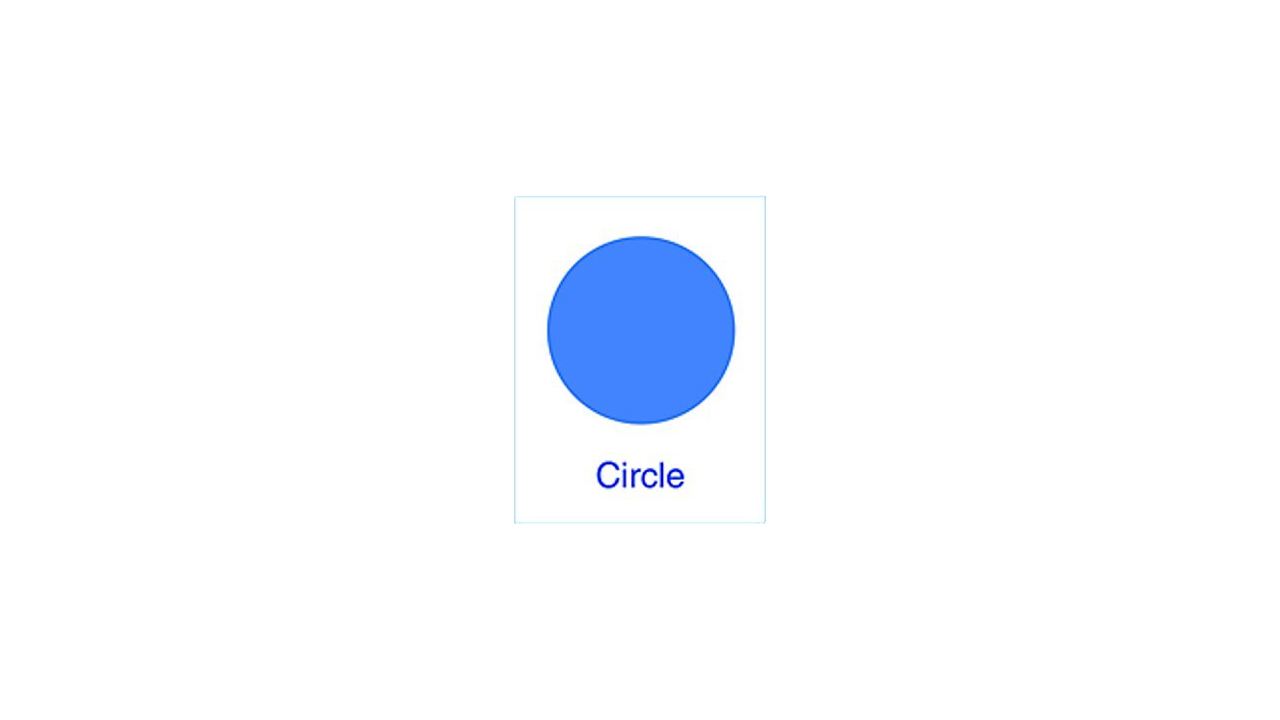
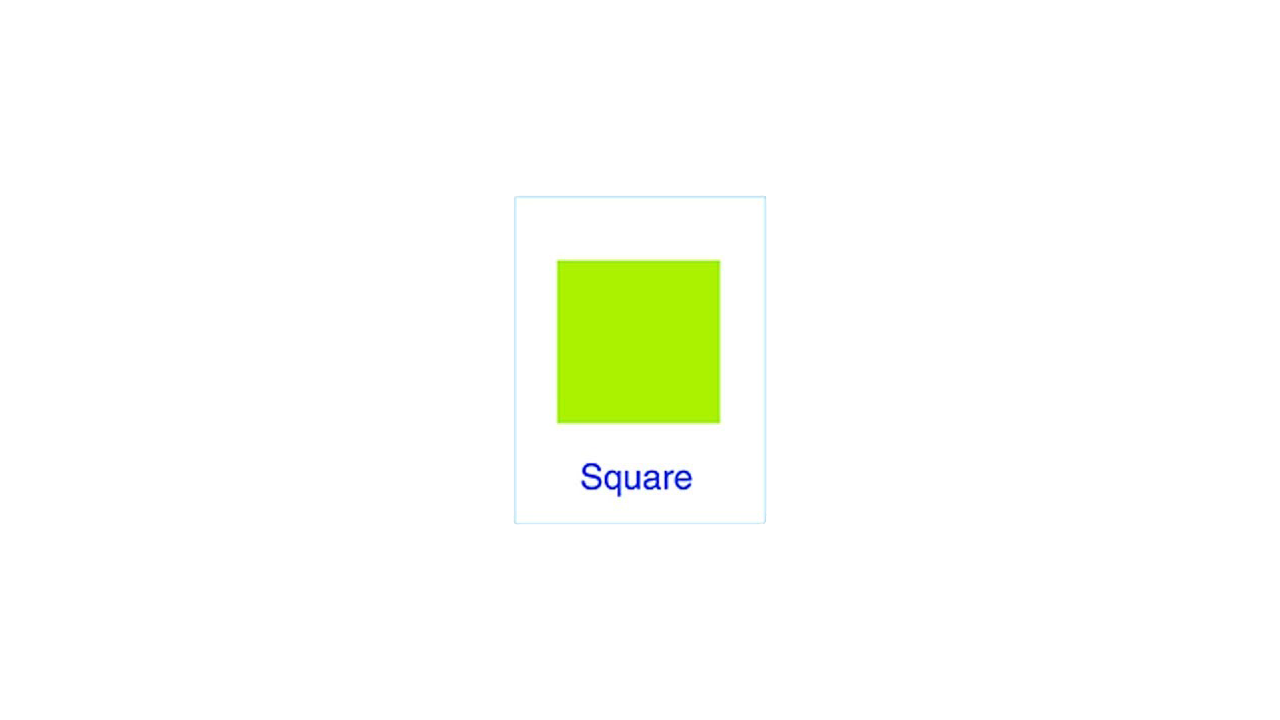
The second 1280 × 720 image is a revision of the first. Changes to its layers:
showed "Слой 3" over (513, 196, 767, 525)
